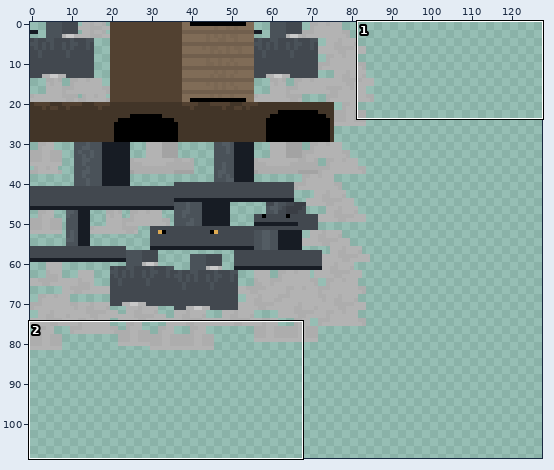
One commit to this sprite sheet: resources/textures/entity/ankylosaurus/ankylosaurus 1.png. The picture above shows the old version from afar; the outline marks the close-up.
Close-up. As it was:
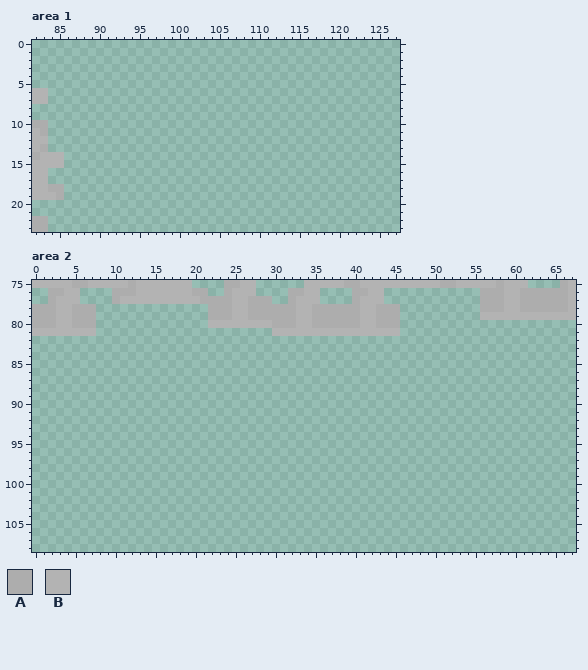
The file is 128x128 pixels. Colours within 5 levels of each other are drawn and written as one. Shown: area 1: x 82..127, y 0..23; area 2: x 0..67, y 75..108. The wide view leaves out empty margins.
Palette (. is transparent): A #adadad  B #b3b3b3
Pixels before, area 1, first column x 82:
 6 BB..
 7 BB..
 8 ....
 9 ....
10 AA..
11 BA..
12 BB..
13 BA..
14 ABBB
15 BBBB
16 BB..
17 BB..
18 BBAA
19 BBBA
20 ....
21 ....
22 AA..
23 AA..
Pixels before, area 2, first column x 0:
75 BBBBBAABBBBBABBBBBBB....AABB......BBBBBAABBBBBBBBBBAABBBBBABBB....AB
76 ..AABB....AAABBBBBBBAA..ABBB....AABB....AABB............AAABBAAAAAAB
77 ..ABBB....ABBBBBBBBBBAAAABBAAA..ABBB....ABBB............AAABBAAAAAAB
78 AAABBAAA..............AAABBAAAAAABBAAAAAABBAAA..........AAABBAAAAAAB
79 AAABBAAA..............AAABBAAAAAABBAAAAAABBAAA..........BBBBBBBBBBBB
80 AAABBAAA..............BBBBBBBBAAABBAAAAAABBAAA......................
81 BBBBBBBB......................BBBBBBBBBBBBBBBB......................
And afterwards:
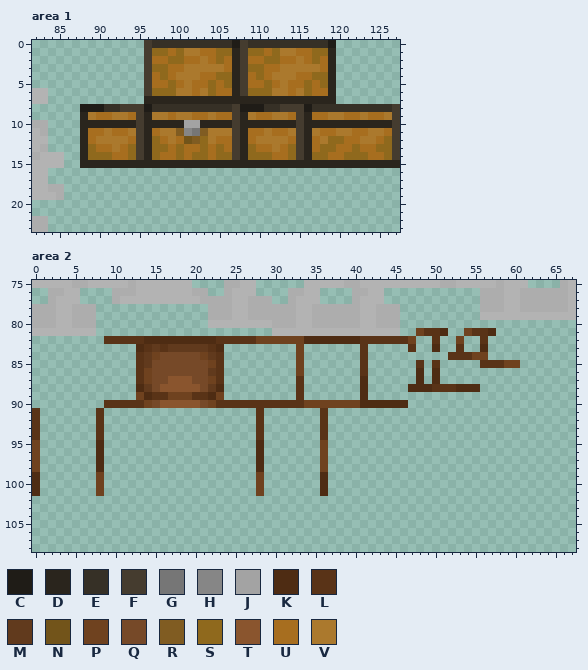
Colours new in this view: C #1f1c17  D #2a251d  E #363026  F #453c2f  G #767676  H #868686  J #a3a3a3  K #4e2c13  L #593317  M #613a1d  N #72541a  P #6f421f  Q #764928  R #805c22  S #8f691d  T #8a552e  U #a76e1f  V #ab792d
From old to new:
Changed rows in their new state; - is an unchanged pixel.
Area 1:
first column x 88:
 0 --------FEEEEEEEEEECFEEEEEEEEEEC--------
 1 --------FSSUSVVUUSSDFSSUSVVUUSSD--------
 2 --------FUUSSUUVUSUDFUUSSUUVUSUD--------
 3 --------FSSUUVVVVVUDFSSUUVVVVVUD--------
 4 --------FUSUVVVUUSSDFUSUVVVUUSSD--------
 5 --------FUUSUVUUSUSDFUUSUVUUSUSD--------
 6 --------FSSSVVUVSUUDFSSSVVUVSUUD--------
 7 --------DDDDDDDDDDDDDDDDDDDDDDDD--------
 8 CCCEEFFFCEEEEEEEEEEFCCCEEFFFCEEEEEEEEEEF
 9 DVUUVVUFDVVUVVUUVUUFDVUUVVUFDUUVVUUVUUVF
10 DDDDDDDFDDDDDJJDDDDFDDDDDDDFDDDDDDDDDDDF
11 DUUVUUVFDUVVRHGRVVVFDUUVUUVFDVUUVVUUVVUF
12 DUVVVVUFDSUVUNRSVUUFDUVVVVUFDUVSSUUVVUSF
13 DSUUVUSFDSSUSUUSUSUFDSUUVUSFDUSSUUSUUSSF
14 DSSSUUSFDSUUSUSSUSSFDSSSUUSFDSSUUSSSUUSF
15 DDDDDDDDDDDDDDDDDDDDDDDDDDDDDDDDDDDDDDDD
Area 2:
first column x 0:
 81 ------------------------------------------------PLLK--PLLK---
 82 ---------LLLLLKKKKKKKKKLLLLLPPPPPPKKKKKKKLLLLLLP--L--P--L----
 83 -------------KLMLMMMMMLK---------P-------L-----L--K--L--K----
 84 -------------LMPQQQQQPML---------P-------L----------LLLPP----
 85 -------------LMQQQQQQQPL---------P-------L------L-L-----LLLPP
 86 -------------LPQQQQQQQML---------P-------L------K-K----------
 87 -------------LPQQTTTQQPL---------L-------K------K-K----------
 88 -------------KMQTTTTTQMK---------L-------K-----KKKLLLKKK-----
 89 -------------PKLLPPPLLKP---------L-------K-------------------
 90 ---------LLLLLPQTTTTTQPLLLLLLLLLLLPPPPPPPKKKKKK--------------
 91 L-------L-------------------L-------L------------------------
 92 L-------L-------------------L-------L------------------------
 93 L-------L-------------------L-------L------------------------
 94 L-------L-------------------L-------L------------------------
 95 P-------K-------------------K-------P------------------------
 96 P-------K-------------------K-------P------------------------
 97 P-------K-------------------K-------P------------------------
 98 P-------K-------------------K-------P------------------------
 99 K-------P-------------------P-------K------------------------
100 K-------P-------------------P-------K------------------------
101 K-------P-------------------P-------K------------------------
Pixel boxes of the changes (left, top, right, bottom) in both close-ups:
added: (80, 40, 400, 168)
added: (96, 328, 520, 496)
added: (32, 408, 40, 496)
